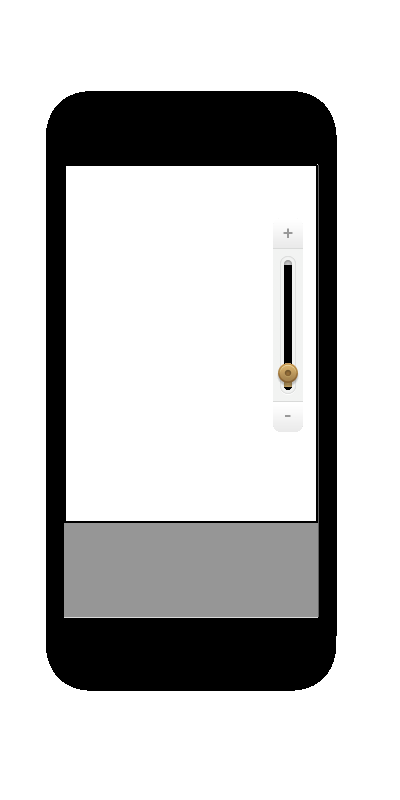
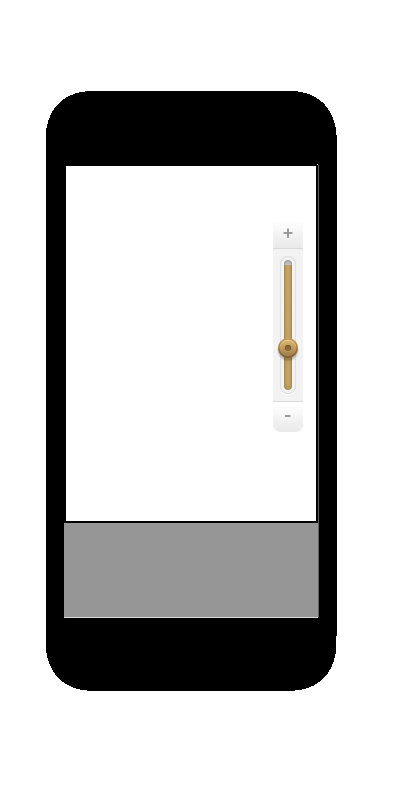
Two versions of the same layered image (400×800). Layer-by-layer changes:
added layer "Pasted Layer" above "zoom Out" over [277, 338, 299, 362]
painted on "sliderImg" over [277, 363, 299, 387]
hid "slider mask" over [284, 265, 292, 390]
